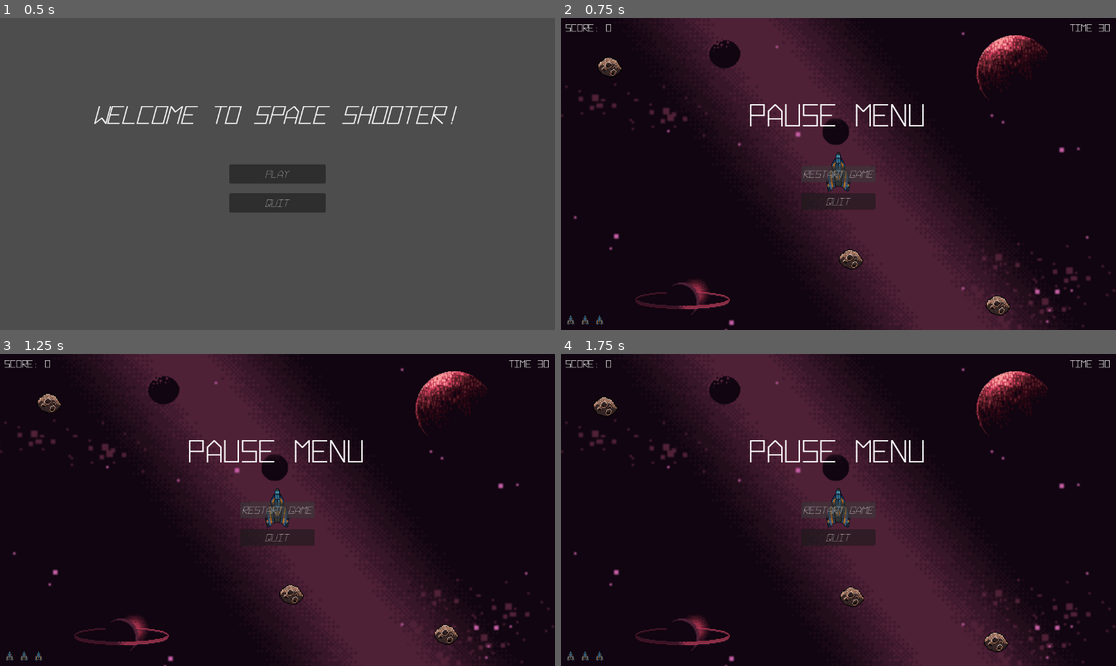
Above: before the commit, frames 1-4 (two rows, left to right).
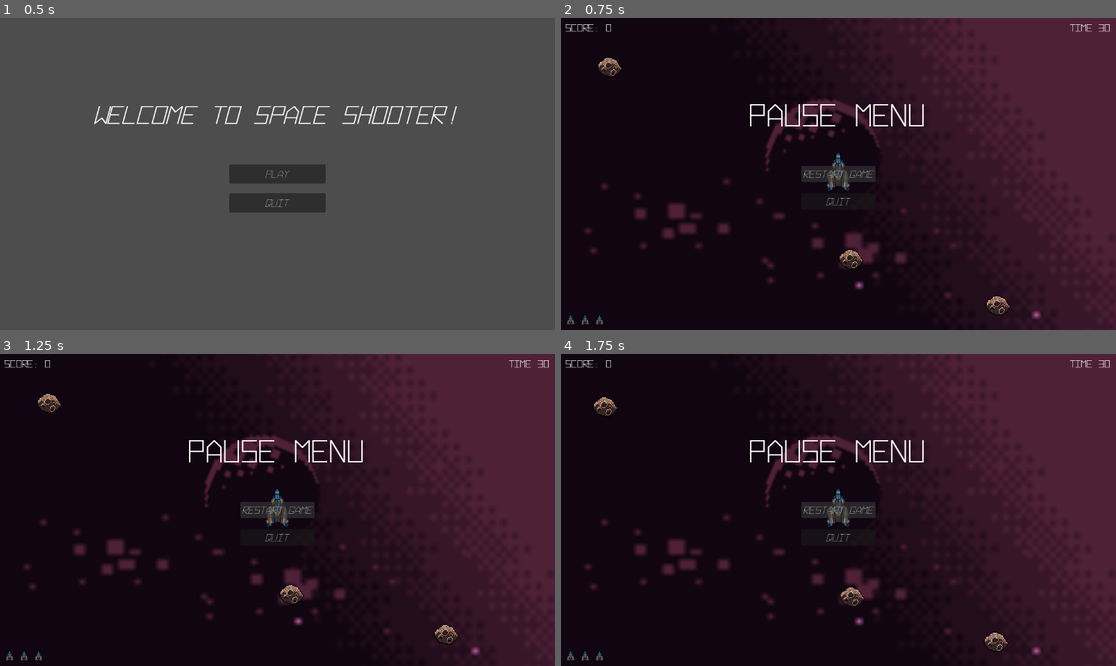
Above: after the commit, the same moments.

Repository: samperk03/space-shooter
Game: Godot game, scene res://UI/main_menu.tscn
Same seed, same stepped clock (60 frames per second), same inputs: the game is played once before the commit and once after it.
Inputs:
- Up to frame 1 (0.5 s): no input
- Up to frame 2 (0.75 s): click "Play" at 0.5 s
- Up to frame 3 (1.25 s): no input
- Up to frame 4 (1.75 s): click "Restart Game" at 1.25 s

Frame 1 is identical in both runs. In frame 2, 51% of the frame differs, in the area x 0-100%, y 0-100%; in frame 3, 51%; in frame 4, 51%.

Commit message:
Completes requirements for project 2 (space shooter)

Diff:
--- a/Enemy/enemy_bullet.gd
+++ b/Enemy/enemy_bullet.gd
@@ -2,7 +2,7 @@
 
 
 
-var speed = 6
+var speed = 8
 var damage = 25
 var velocity = Vector2.ZERO
 var Effects = null
--- a/game.tscn
+++ b/game.tscn
@@ -18,34 +18,35 @@
 
 [node name="Sprite2D" type="Sprite2D" parent="."]
 modulate = Color(1, 0.760784, 1, 1)
-position = Vector2(584, 343)
-scale = Vector2(4.6, 4.6)
+position = Vector2(1610.76, 1031.5)
+scale = Vector2(12.1497, 13.2063)
 texture = ExtResource("1_h1dy3")
 
 [node name="Sprite2D4" type="Sprite2D" parent="."]
 modulate = Color(1, 0.760784, 1, 1)
-position = Vector2(584, 343)
-scale = Vector2(4.6, 4.6)
+position = Vector2(1521.2, 796.5)
+scale = Vector2(11.4912, 10.2688)
 texture = ExtResource("2_kur8w")
 
 [node name="Sprite2D5" type="Sprite2D" parent="."]
 modulate = Color(1, 0.760784, 1, 1)
-position = Vector2(416, 204)
+position = Vector2(812.48, 764.288)
 rotation = 0.403171
-scale = Vector2(1.6875, 1.6875)
+scale = Vector2(5.98539, 6.18514)
 texture = ExtResource("3_llipg")
 
 [node name="Sprite2D2" type="Sprite2D" parent="."]
 modulate = Color(1, 0.760784, 1, 1)
-position = Vector2(943, 115)
-scale = Vector2(1.85682, 1.81724)
+position = Vector2(2650, 314)
+rotation = -2.17468
+scale = Vector2(13.435, 13.1486)
 texture = ExtResource("3_jp36q")
 
 [node name="Sprite2D3" type="Sprite2D" parent="."]
 modulate = Color(1, 0.760784, 1, 1)
-position = Vector2(253, 582)
-rotation = 1.5708
-scale = Vector2(1.85682, 1.81724)
+position = Vector2(570, 1150)
+rotation = 1.32994
+scale = Vector2(10.3625, 10.1416)
 texture = ExtResource("4_rw1vl")
 
 [node name="asteroid_container" type="Node2D" parent="."]
